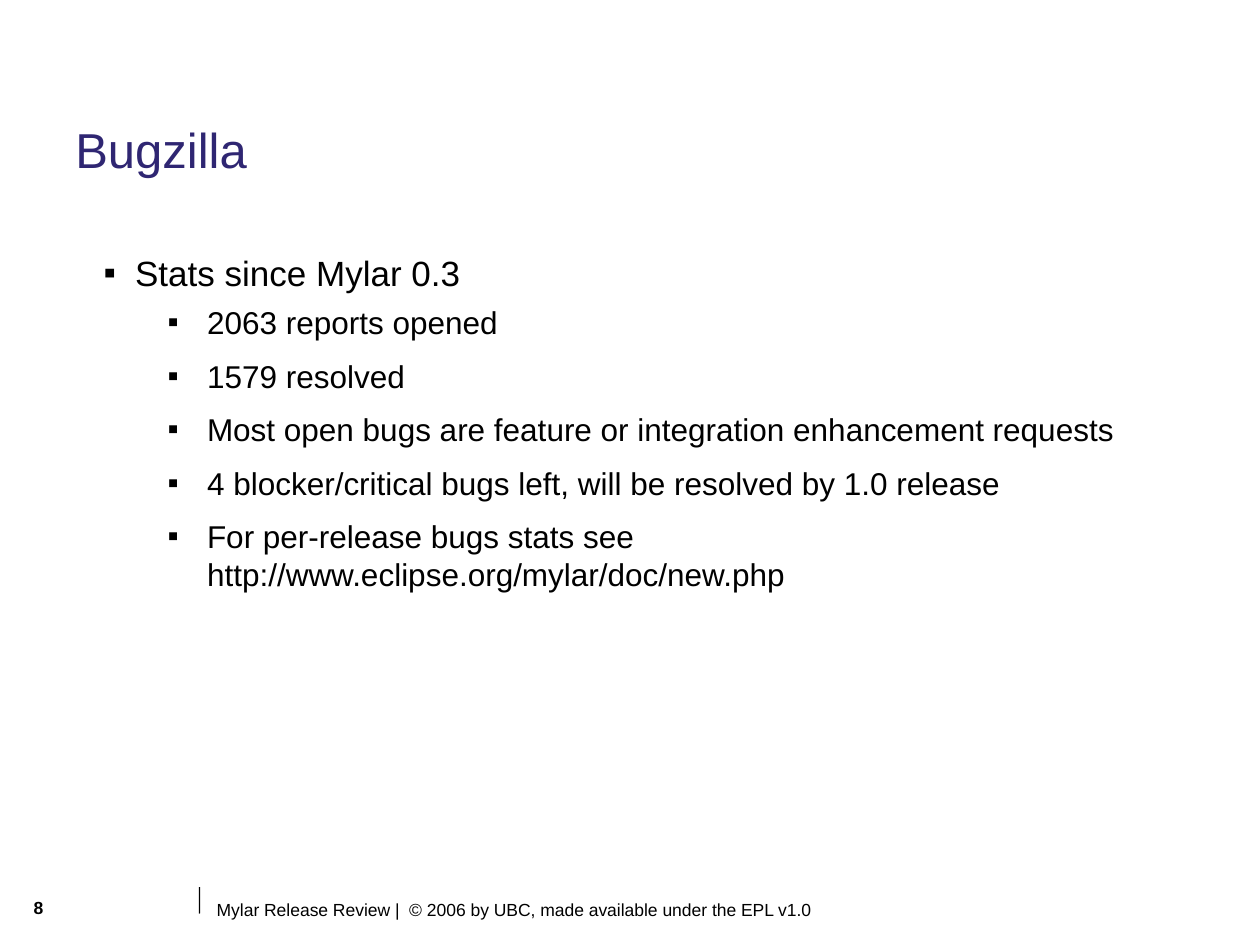
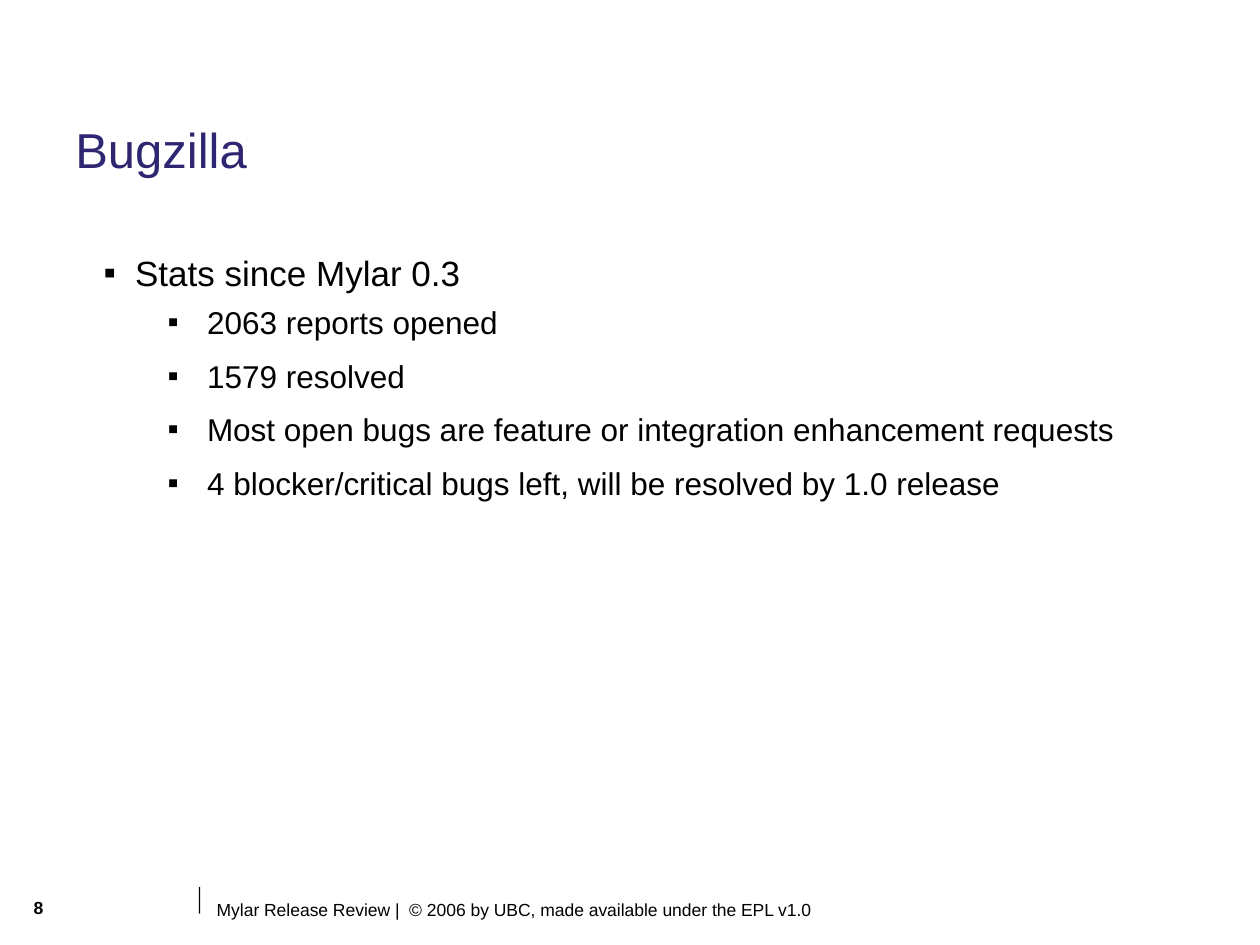
Before and after one commit to eclipse-mylyn/mylyn-website, a slide deck: slide 8 of publications/2006-11-mylar-release-review.ppt. Drawn at 1260x945 pixels with LibreOffice and Linux fonts; fonts in the diff are those of the drawing; background and template pictures are left out. Boxes give left, top, right and bottom in pixels: in the first picture for what was removed or moved away, otherwise in the second. Text is boxed around its words. In the diff, an @@ line names an element or a change of style, - is before the commit and + after.

```diff
--- a/publications/2006-11-mylar-release-review.ppt
+++ b/publications/2006-11-mylar-release-review.ppt
@@ text at <box>207,525,784,592</box>: paragraph removed @@
-  ▪ For per-release bugs stats see http://www.eclipse.org/mylar/doc/new.php
```
Also in this commit, not shown: 5 other slides changed.
